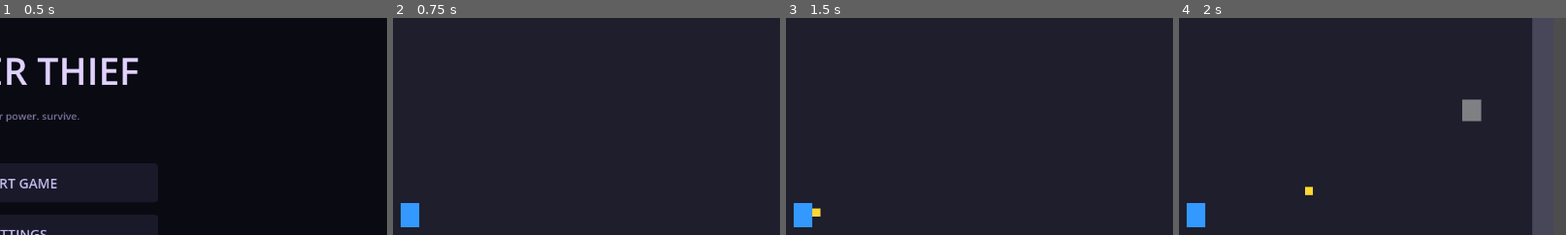
Above: before the commit, frames 1-4 (left to right).
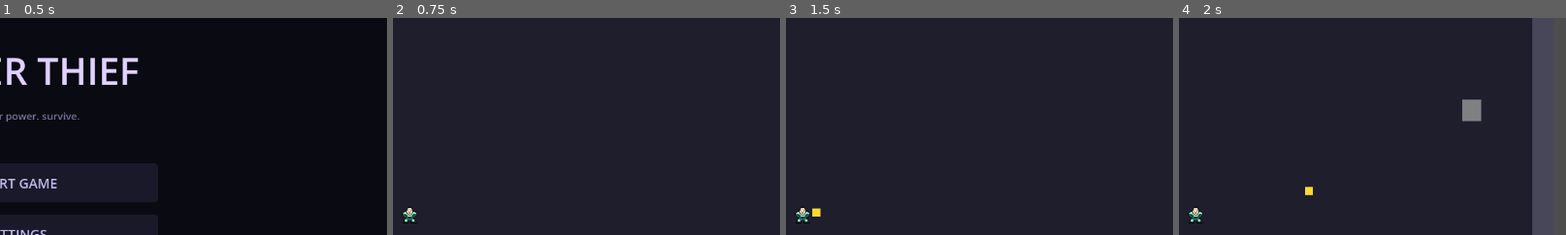
Above: after the commit, the same moments.

Repository: Knarf224/Power_Thief
Game: Godot game, scene res://scenes/ui/HomeScreen.tscn
Two runs of this game, one before a commit and one after it. Both use one fixed random seed, a clock stepped at 60 frames per second and the inputs below.
Inputs (mouse positions are % of the whole screen's width and height, from its top left):
- Up to frame 1 (0.5 s): no input
- Up to frame 2 (0.75 s): click "START GAME" at 0.5 s
- Up to frame 3 (1.5 s): tap Enter at 1.25 s; move the mouse to (72, 45) at 1.27 s; hold D from 1.28 s (still down); tap 1 at 1.35 s; click (72, 45) at 1.42 s
- Up to frame 4 (2 s): keep holding D
The pictures show only the part of the screen within x 48-98%, y 5-55%; the shares and areas given below are measured in that part.

Frame 1 is identical in both runs. In frame 2, 0.5% of the frame differs, in the area x 2-7%, y 85-97%; in frame 3, 0.5%; in frame 4, 0.5%.

Commit message:
Replace player placeholder polygon with player_sprite.png
Swapped Polygon2D Visual for Sprite2D with texture_filter=1 (nearest
neighbour) so pixel art renders crisp. Updated player.gd _visual type
annotation from Polygon2D to Sprite2D.

Co-Authored-By: Claude Sonnet 4.6 <noreply@anthropic.com>

Diff:
--- a/scenes/player/Player.tscn
+++ b/scenes/player/Player.tscn
@@ -1,10 +1,11 @@
-[gd_scene load_steps=7 format=3]
+[gd_scene load_steps=8 format=3]
 
 [ext_resource type="Script" path="res://scripts/player/player.gd" id="1"]
 [ext_resource type="PackedScene" path="res://scenes/player/Projectile.tscn" id="2"]
 [ext_resource type="PackedScene" path="res://scenes/player/FireBomb.tscn" id="3"]
 [ext_resource type="PackedScene" path="res://scenes/player/DashExplosion.tscn" id="4"]
 [ext_resource type="PackedScene" path="res://scenes/player/SummonedAlly.tscn" id="5"]
+[ext_resource type="Texture2D" path="res://assets/sprites/player_sprite.png" id="6"]
 
 [sub_resource type="CircleShape2D" id="CircleShape2D_1"]
 radius = 16.0
@@ -19,8 +20,8 @@
 [node name="CollisionShape2D" type="CollisionShape2D" parent="."]
 shape = SubResource("CircleShape2D_1")
 
-[node name="Visual" type="Polygon2D" parent="."]
-polygon = PackedVector2Array(-14, -18, 14, -18, 14, 18, -14, 18)
-color = Color(0.2, 0.6, 1, 1)
+[node name="Visual" type="Sprite2D" parent="."]
+texture = ExtResource("6")
+texture_filter = 1
 
 [node name="Camera2D" type="Camera2D" parent="."]
--- a/scripts/player/player.gd
+++ b/scripts/player/player.gd
@@ -43,7 +43,7 @@
 @export var dash_explosion_scene: PackedScene
 @export var summon_ally_scene: PackedScene
 
-@onready var _visual: Polygon2D = $Visual
+@onready var _visual: Sprite2D = $Visual
 
 func _ready() -> void:
 	add_to_group("player")
Binary file added: assets/sprites/player_sprite.png
